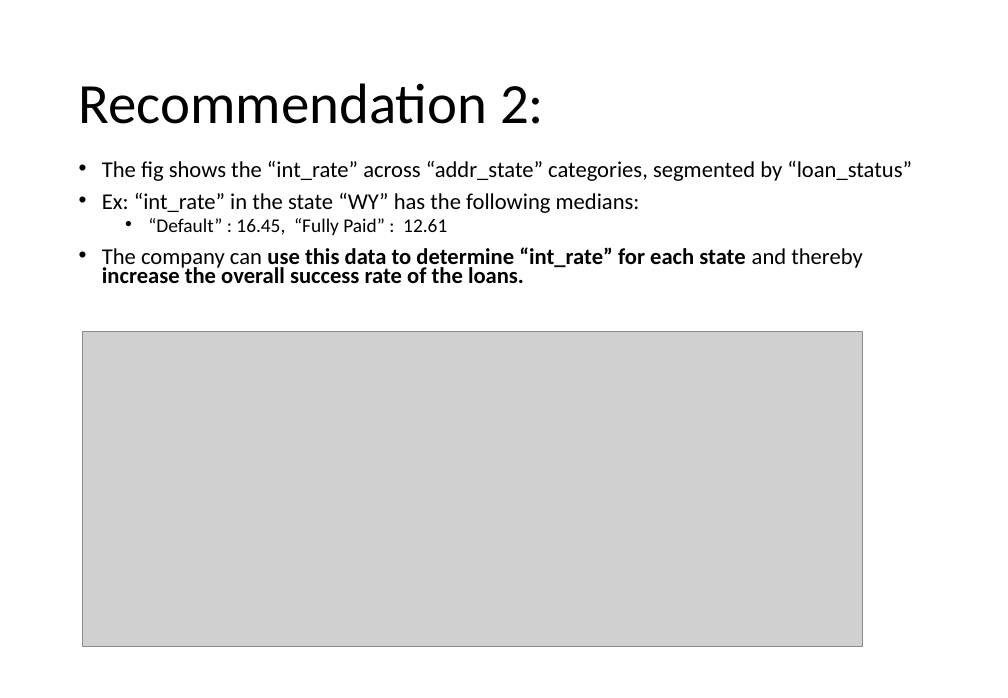
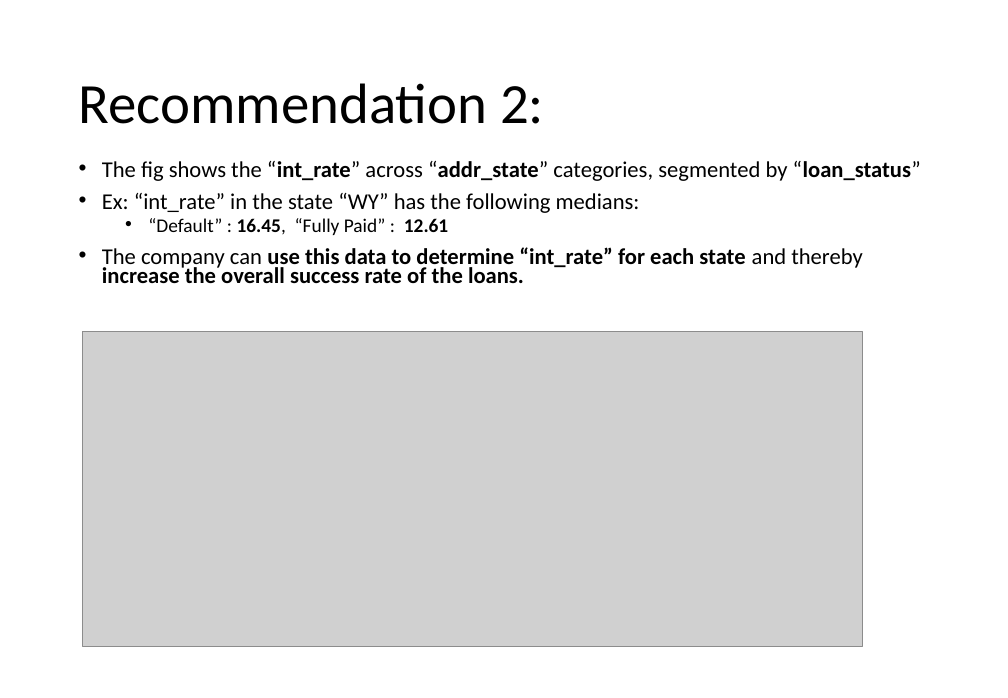
Before and after one commit to krishnajiraoh/upGrad_lending_club_case_study, a slide deck: slide 7 of Insights.pptx. Drawn at 1008x698 pixels with LibreOffice and Linux fonts; fonts in the diff are those of the drawing; grey boxes stand for pictures. Boxes give left, top, right and bottom in pixels: in the first picture for what was removed or moved away, otherwise in the second. Text is boxed around its words. In the diff, an @@ line names an element or a change of style, - is before the commit and + after.

```diff
--- a/Insights.pptx
+++ b/Insights.pptx
@@ text at [102, 161, 921, 235]: bold on in "“int_rate” “addr_state” “loan_status”", "16.45, 12.61" @@
```
Also in this commit, not shown: 8 other slides changed.
